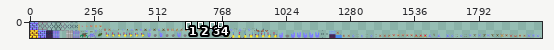
A sprite sheet gets an edit: assets/textures/texture1/atlas.png. Above: a wide view before the commit, with the close-up outlined.
Close-up. Before the commit:
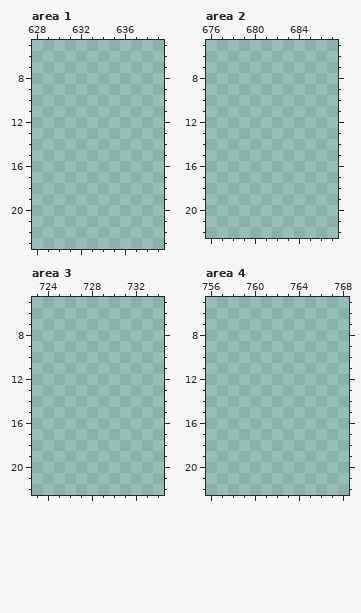
The file is 2048x64 pixels. Pixels under 10% opacity are left out. Colours within 5 levels of each other are drawn and written as one. Shown: area 1: x 628..639, y 5..23; area 2: x 676..687, y 5..22; area 3: x 723..734, y 5..22; area 4: x 756..768, y 5..22. The wide view leaves out empty margins. The commit also changed other parts of the picture, which this record leaves out.
The same view after the edit:
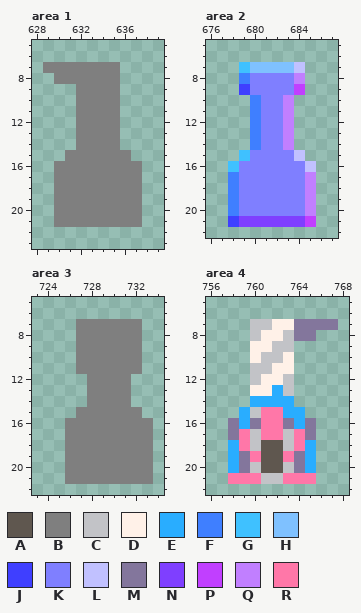
Palette (. is transparent): A #5f574f  B #7f7f7f  C #c2c3c7  D #fff1e8  E #29adff  F #3f7fff  G #3fc1ff  H #7fc1ff  J #3f3fff  K #7f7fff  L #c1c1ff  M #83769c  N #7f3fff  P #c13fff  Q #c17fff  R #ff77a8
The edit:
Changed rows in their new state; - is an unchanged pixel.
Area 1:
first column x 629:
 7 BBBBBBB--
 8 -BBBBBB--
 9 ---BBBB--
10 ---BBBB--
11 ---BBBB--
12 ---BBBB--
13 ---BBBB--
14 ---BBBB--
15 --BBBBBB-
16 -BBBBBBBB
17 -BBBBBBBB
18 -BBBBBBBB
19 -BBBBBBBB
20 -BBBBBBBB
21 -BBBBBBBB
Area 2:
first column x 678:
 7 -GHHHHL-
 8 -FKKKKQ-
 9 -JKKKKP-
10 --FKKQ--
11 --FKKQ--
12 --FKKQ--
13 --FKKQ--
14 --FKKQ--
15 -GKKKKL-
16 GKKKKKKL
17 FKKKKKKQ
18 FKKKKKKQ
19 FKKKKKKQ
20 FKKKKKKQ
21 JNNNNNNP
Area 3:
first column x 726:
 7 -BBBBBB-
 8 -BBBBBB-
 9 -BBBBBB-
10 -BBBBBB-
11 -BBBBBB-
12 --BBBB--
13 --BBBB--
14 --BBBB--
15 -BBBBBB-
16 BBBBBBBB
17 BBBBBBBB
18 BBBBBBBB
19 BBBBBBBB
20 BBBBBBBB
21 BBBBBBBB
Area 4:
first column x 758:
 7 --CCDDMMMM
 8 --CDDCMM--
 9 --DDCC----
10 --DCCD----
11 --CCDD----
12 --CDDC----
13 --DDEC----
14 --EEEE----
15 -ECRREE---
16 MEMRRMEM--
17 MRCRRCRM--
18 ERCAACRE--
19 EMRAARME--
20 EMCAACME--
21 RRRCCRRR--
Boxes around the changes in both close-ups, in picture pixels (x1, y1, x2, y2):
added: (43, 62, 142, 227)
added: (228, 62, 316, 227)
added: (65, 319, 153, 484)
added: (228, 319, 338, 484)
